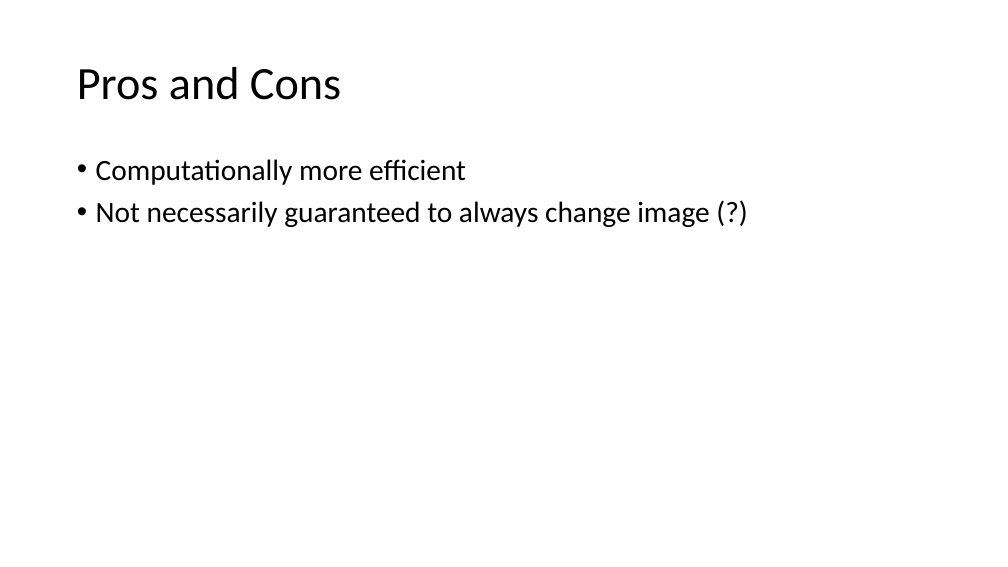
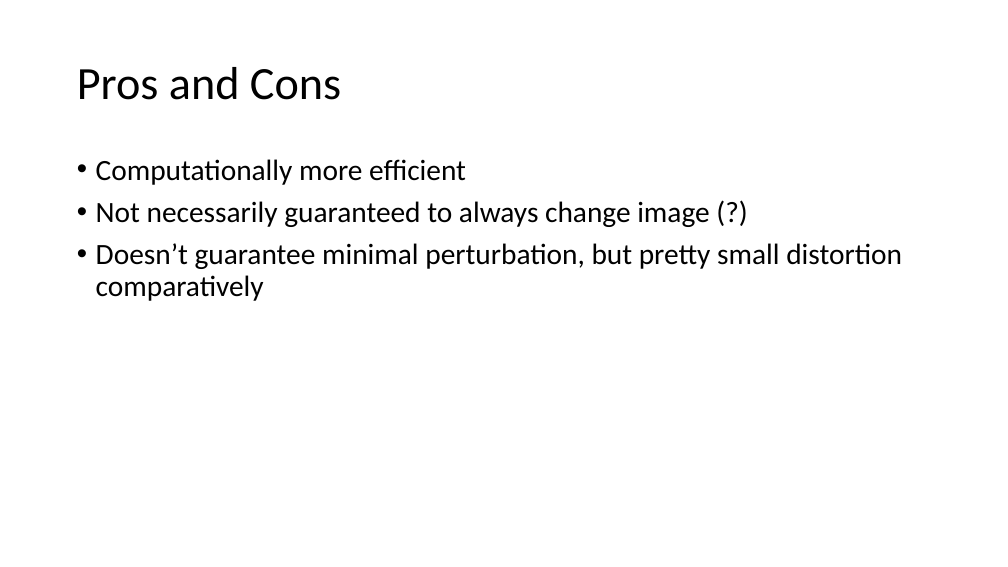
Before and after one commit to karunyas/DeepFool, a slide deck: slide 7 of Docs/Progress slides.pptx. Drawn at 1008x567 pixels with LibreOffice and Linux fonts; fonts in the diff are those of the drawing. Boxes give left, top, right and bottom in pixels: in the first picture for what was removed or moved away, otherwise in the second. Text is boxed around its words. In the diff, an @@ line names an element or a change of style, - is before the commit and + after.

```diff
--- a/Docs/Progress slides.pptx
+++ b/Docs/Progress slides.pptx
@@ text at (96,243,902,301): paragraph added @@
+• Doesn’t guarantee minimal perturbation, but pretty small distortion comparatively
```
Also in this commit, not shown: 4 slides added, 4 other files.
